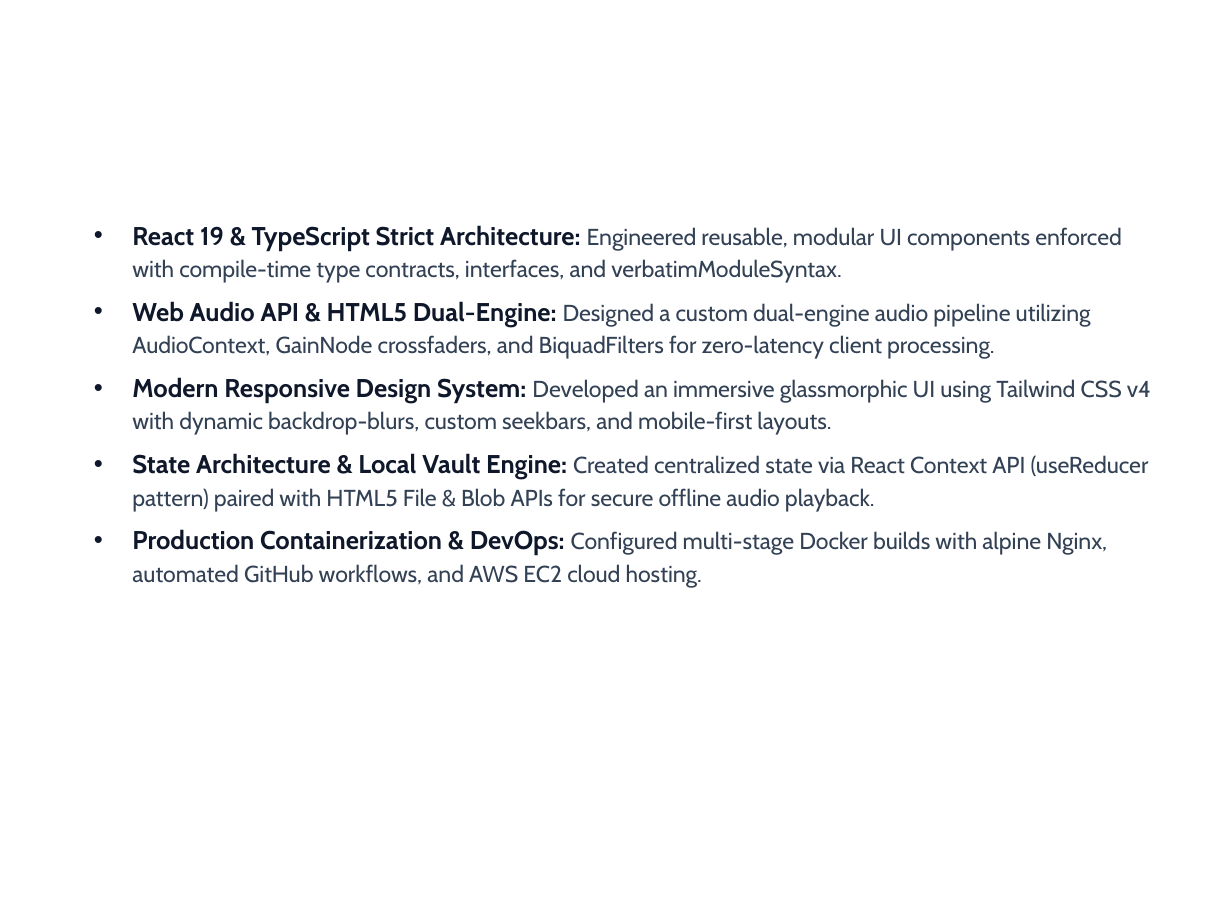
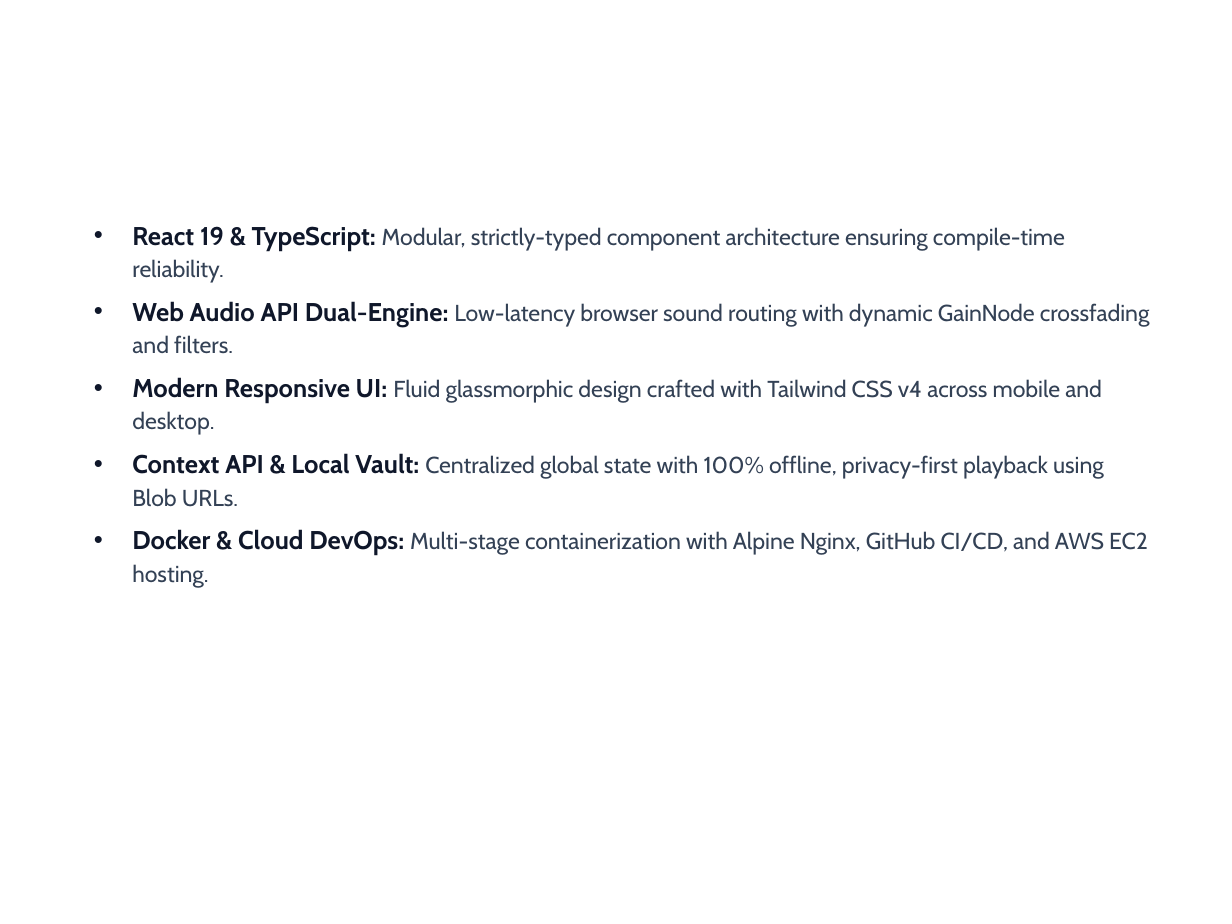
Before and after one commit to Veena2708/vibe-tune, a slide deck: slide 2 of VibeTune_Project_Presentation.pptx. Drawn at 1232x924 pixels with LibreOffice and Linux fonts; fonts in the diff are those of the drawing; background and template pictures are left out. Boxes give left, top, right and bottom in pixels: in the first picture for what was removed or moved away, otherwise in the second. Text is boxed around its words. In the diff, an @@ line names an element or a change of style, - is before the commit and + after.

Commit message:
docs: condense Slide 2 bullets for presentation clarity

```diff
--- a/VibeTune_Project_Presentation.pptx
+++ b/VibeTune_Project_Presentation.pptx
@@ text at [132,226,1150,588]: text changed @@
-• React 19 & TypeScript Strict Architecture: Engineered reusable, modular UI components enforced with compile-time type contracts, interfaces, and verbatimModuleSyntax.
-• Web Audio API & HTML5 Dual-Engine: Designed a custom dual-engine audio pipeline utilizing AudioContext, GainNode crossfaders, and BiquadFilters for zero-latency client processing.
-• Modern Responsive Design System: Developed an immersive glassmorphic UI using Tailwind CSS v4 with dynamic backdrop-blurs, custom seekbars, and mobile-first layouts.
-• State Architecture & Local Vault Engine: Created centralized state via React Context API (useReducer pattern) paired with HTML5 File & Blob APIs for secure offline audio playback.
-• Production Containerization & DevOps: Configured multi-stage Docker builds with alpine Nginx, automated GitHub workflows, and AWS EC2 cloud hosting.
+• React 19 & TypeScript: Modular, strictly-typed component architecture ensuring compile-time reliability.
+• Web Audio API Dual-Engine: Low-latency browser sound routing with dynamic GainNode crossfading and filters.
+• Modern Responsive UI: Fluid glassmorphic design crafted with Tailwind CSS v4 across mobile and desktop.
+• Context API & Local Vault: Centralized global state with 100% offline, privacy-first playback using Blob URLs.
+• Docker & Cloud DevOps: Multi-stage containerization with Alpine Nginx, GitHub CI/CD, and AWS EC2 hosting.
```
